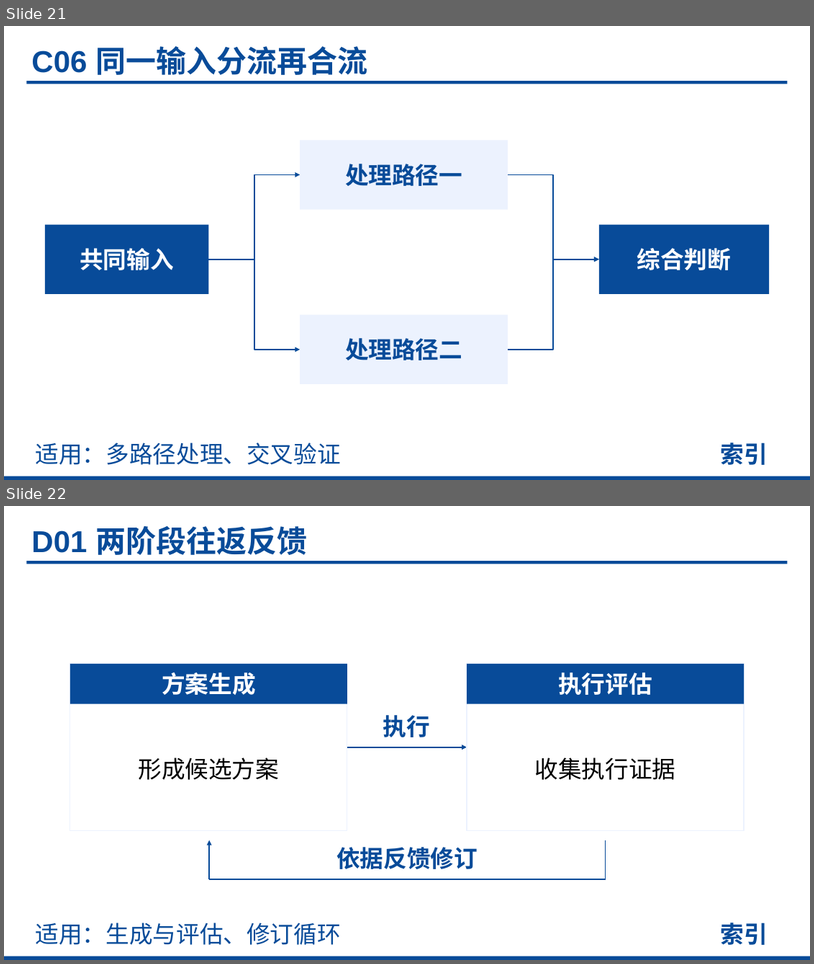
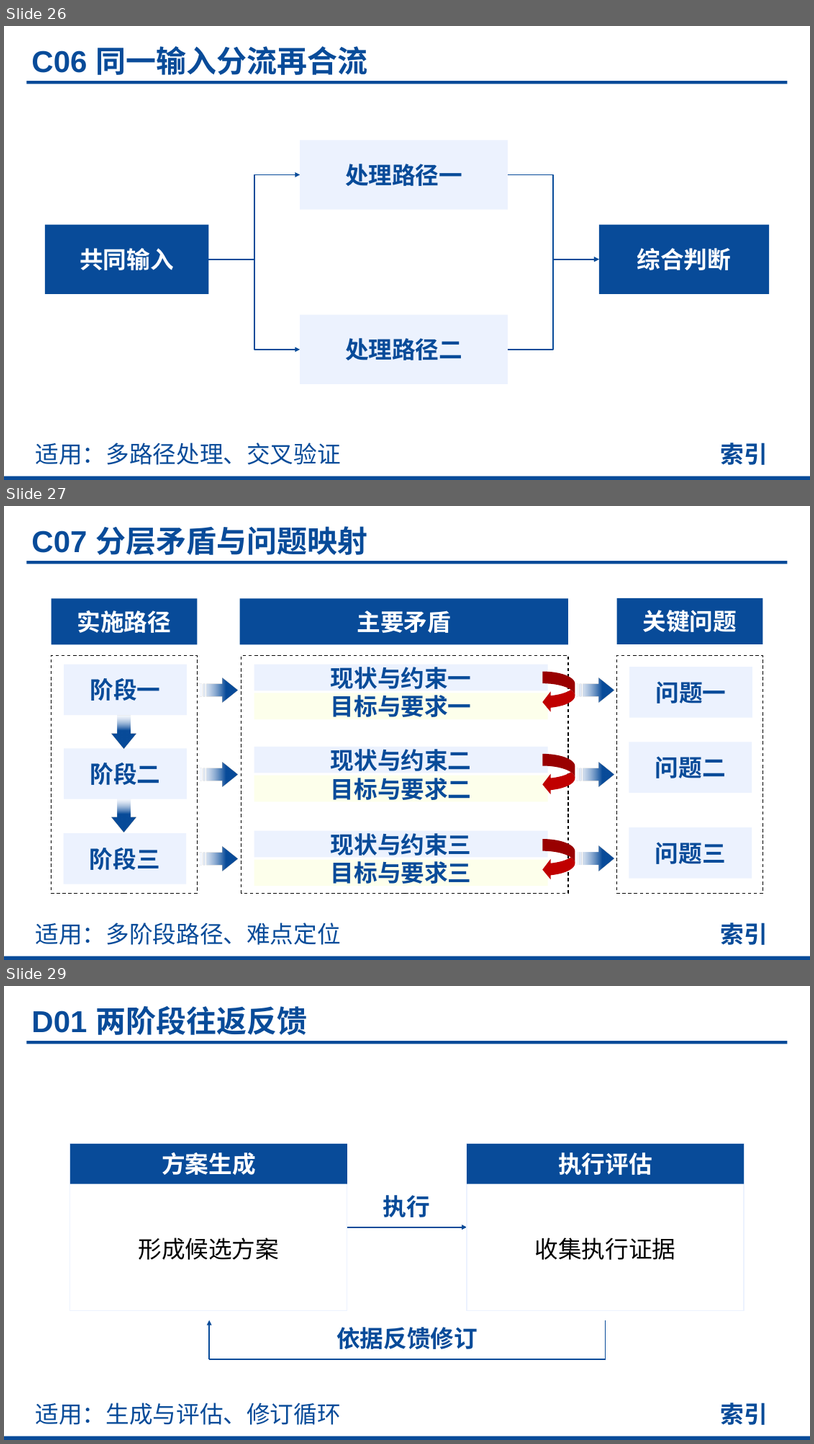
Before and after one commit to realihang/academic-ppt-skill, a slide deck: assets/element-reference.pptx. Shown one above the other, each under a label of ours: slides 21 and 22 before the commit, slides 26, 27 and 29 after it; the slides between them are not shown. The pictures are 814x964 and 814x1444 pixels, drawn with LibreOffice and Linux fonts; fonts in the diff are those of the drawing. Boxes give left, top, right and bottom in pixels: in the first picture for what was removed or moved away, otherwise in the second. Text is boxed around its words. In the diff, an @@ line names an element or a change of style, - is before the commit and + after.

```diff
--- a/assets/element-reference.pptx
+++ b/assets/element-reference.pptx
@@ slide 27 added at box(4, 506, 810, 960), background #FFFFFF @@
@@ text added at box(31, 526, 368, 555), 36 pt, text #084B99, bold @@
+C07 分层矛盾与问题映射
@@ rectangle added at box(27, 561, 788, 564), fill #084B99 @@
@@ group added at box(52, 598, 763, 893): 18 rectangles, 6 freeform shapes, 3 curved left arrows, 2 right arrows @@
+实施路径
+阶段一
+阶段二
+阶段三
+现状与约束一
+目标与要求一
+主要矛盾
+问题一
+问题二
+问题三
+关键问题
+现状与约束二
+目标与要求二
+现状与约束三
+目标与要求三
@@ text added at box(36, 922, 341, 944), 28 pt, text #084B99 @@
+适用：多阶段路径、难点定位
@@ text added at box(720, 922, 767, 944), 28 pt, text #084B99, bold @@
+索引
@@ rectangle added at box(4, 956, 810, 960), fill #084B99 @@
@@ what was slide 21 is now slide 26 @@
@@ what was slide 22 is now slide 29 @@
```
Also in this commit, not shown: 7 slides changed, 21 other slides added, 13 other files.
